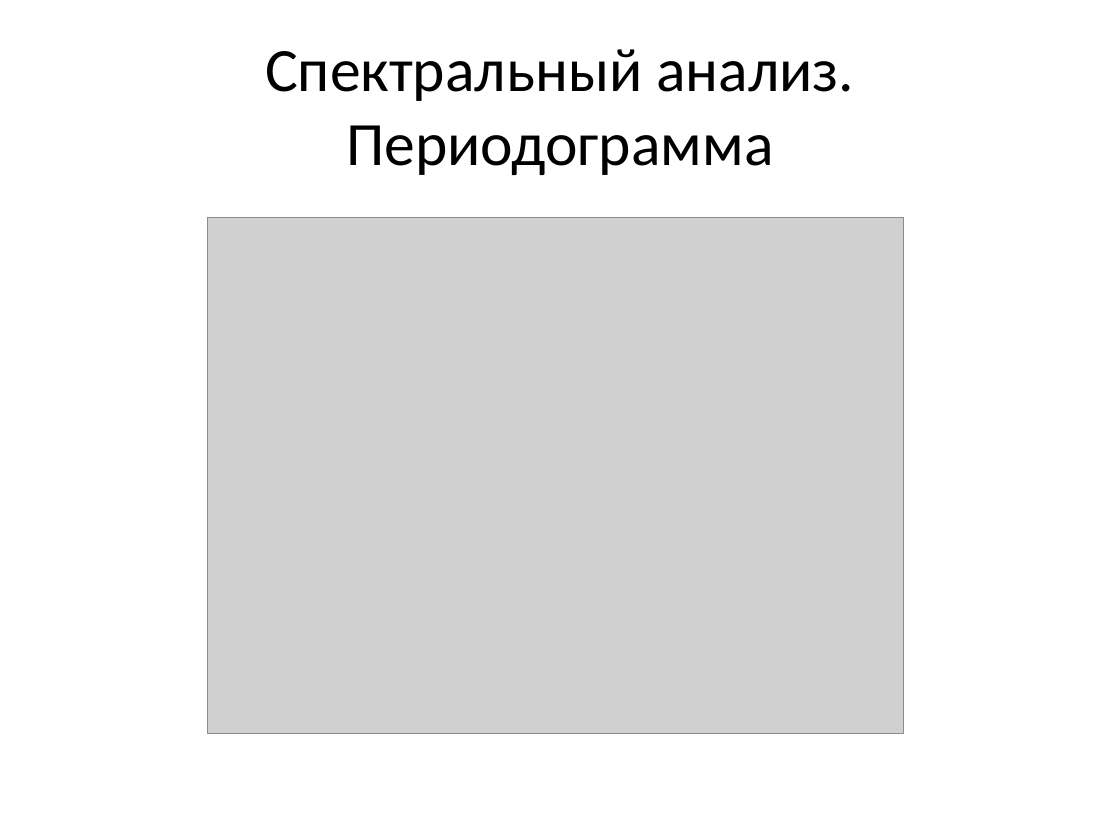
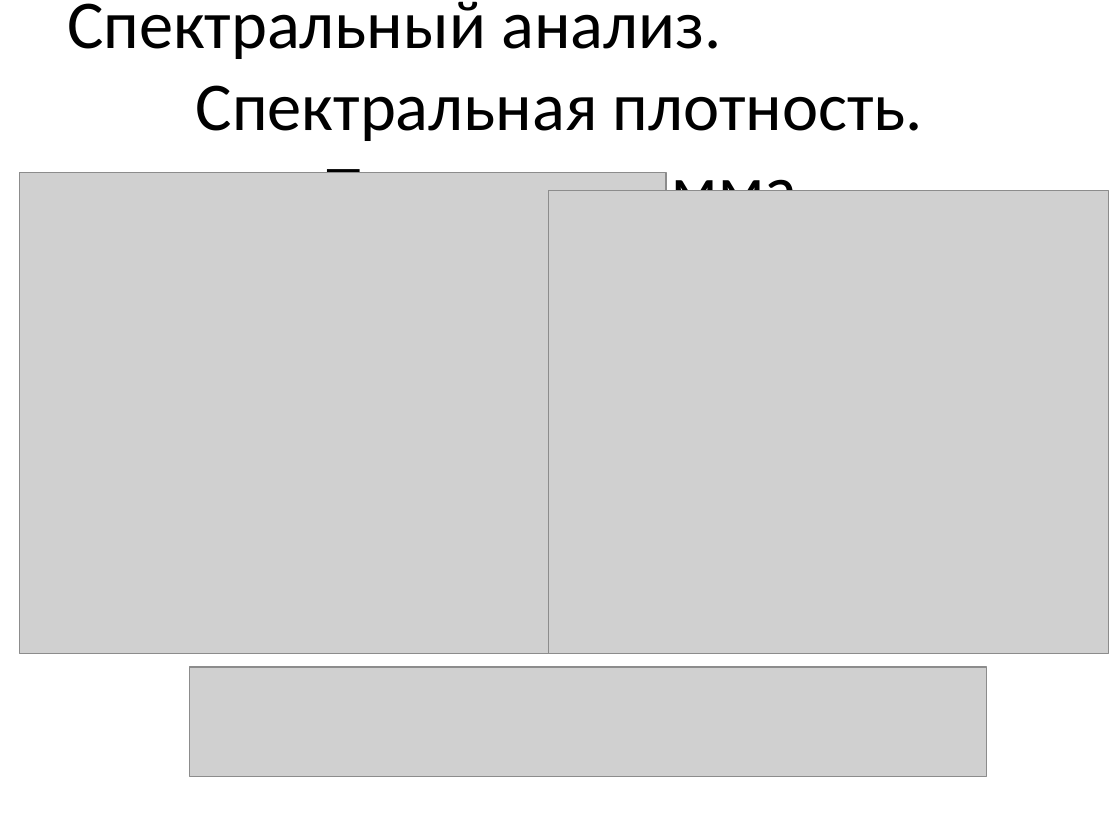
Before and after one commit to Ivan456/diplom, a slide deck: slide 6 of Ivan Vodich.pptx (slide 5 before the commit). Drawn at 1120x840 pixels with LibreOffice and Linux fonts; fonts in the diff are those of the drawing; grey boxes stand for pictures. Boxes give left, top, right and bottom in pixels: in the first picture for what was removed or moved away, otherwise in the second. Text is boxed around its words. In the diff, an @@ line names an element or a change of style, - is before the commit and + after.

```diff
--- a/Ivan Vodich.pptx
+++ b/Ivan Vodich.pptx
@@ text at bbox=[67, 1, 923, 229]: text changed; size 39.6 to 44 pt @@
-Спектральный анализ. Периодограмма
+Спектральный анализ.
+Спектральная плотность. Периодограмма
@@ picture added at bbox=[19, 172, 666, 654] @@
@@ picture: place and size @@
-picture at bbox=[207, 217, 904, 734]
+picture at bbox=[549, 190, 1109, 653]
@@ picture added at bbox=[189, 668, 987, 777] @@
```
Also in this commit, not shown: 3 other slides changed, 4 slides added, 4 slides removed, 1 other file.
